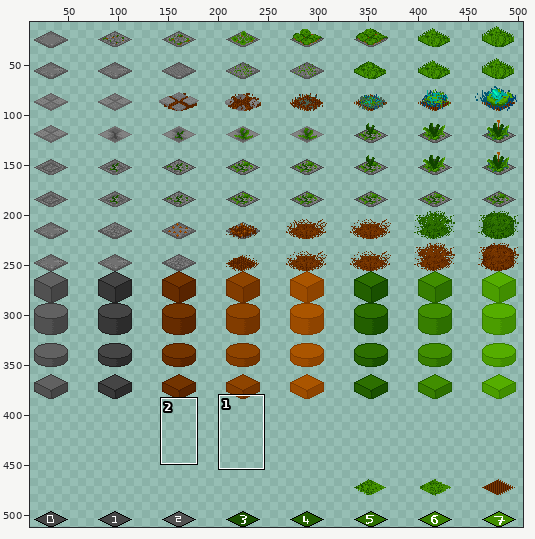
File history of a sprite sheet, data/image/tiles.png. Above, an overview of the earlier version with the close-up marked.
Close-up. First the earlier version:
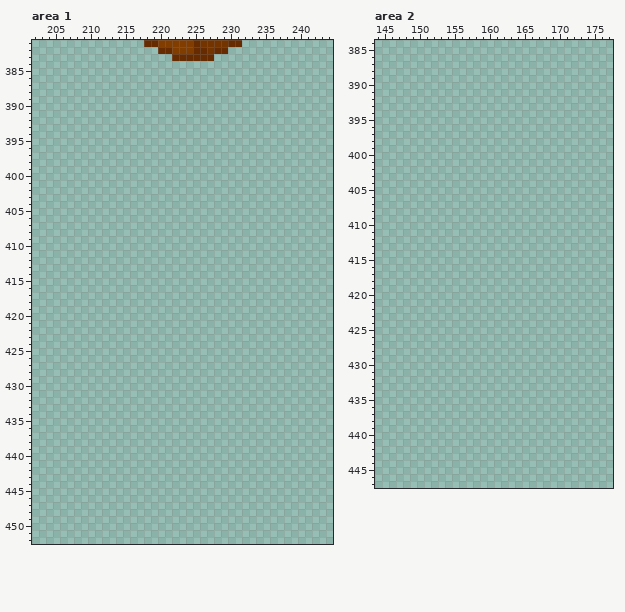
The file is 512x512 pixels. Colours within 5 levels of each other are drawn and written as one. Shown: area 1: x 202..244, y 381..452; area 2: x 144..177, y 384..447. The wide view leaves out empty margins. The commit also changed other parts of the picture, which this record leaves out.
After the commit:
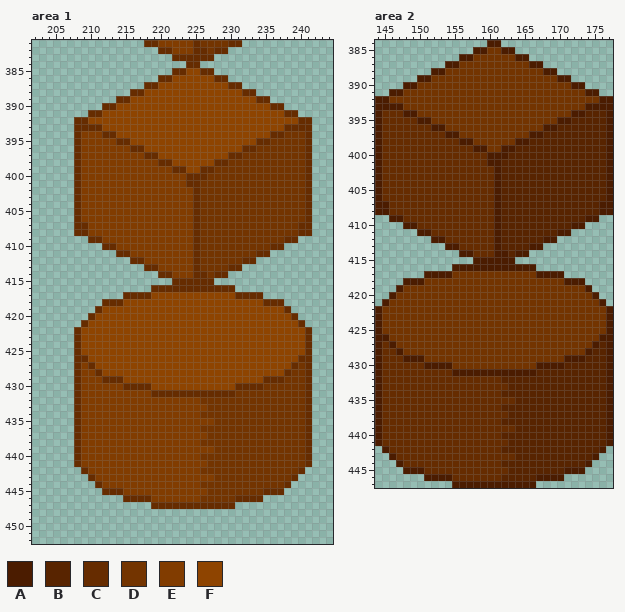
Palette (. is transparent): A #4b1c00  B #582400  C #662c00  D #733400  E #813c00  F #8e4400
The edit:
Changed rows in their new state; - is an unchanged pixel.
Area 1:
first column x 208:
384 ----------------CC----------------
385 --------------CCFFCC--------------
386 ------------CCFFFFFFCC------------
387 ----------CCFFFFFFFFFFCC----------
388 --------CCFFFFFFFFFFFFFFCC--------
389 ------CCFFFFFFFFFFFFFFFFFFCC------
390 ----CCFFFFFFFFFFFFFFFFFFFFFFCC----
391 --CCFFFFFFFFFFFFFFFFFFFFFFFFFFCC--
392 CCFFFFFFFFFFFFFFFFFFFFFFFFFFFFFFCC
393 CCCCFFFFFFFFFFFFFFFFFFFFFFFFFFCCCC
394 CEEECCFFFFFFFFFFFFFFFFFFFFFFCCDDDC
395 CEEEEECCFFFFFFFFFFFFFFFFFFCCDDDDDC
396 CEEEEEEECCFFFFFFFFFFFFFFCCDDDDDDDC
397 CEEEEEEEEECCFFFFFFFFFFCCDDDDDDDDDC
398 CEEEEEEEEEEECCFFFFFFCCDDDDDDDDDDDC
399 CEEEEEEEEEEEEECCFFCCDDDDDDDDDDDDDC
400 CEEEEEEEEEEEEEEECCCDDDDDDDDDDDDDDC
401 CEEEEEEEEEEEEEEECCDDDDDDDDDDDDDDDC
402 CEEEEEEEEEEEEEEEECDDDDDDDDDDDDDDDC
403 CEEEEEEEEEEEEEEEECDDDDDDDDDDDDDDDC
404 CEEEEEEEEEEEEEEEECDDDDDDDDDDDDDDDC
405 CEEEEEEEEEEEEEEEECDDDDDDDDDDDDDDDC
406 CEEEEEEEEEEEEEEEECDDDDDDDDDDDDDDDC
407 CCEEEEEEEEEEEEEEECDDDDDDDDDDDDDDCC
408 CCEEEEEEEEEEEEEEECDDDDDDDDDDDDDDCC
409 --CCEEEEEEEEEEEEECDDDDDDDDDDDDCC--
410 ----CCEEEEEEEEEEECDDDDDDDDDDCC----
411 ------CCEEEEEEEEECDDDDDDDDCC------
412 --------CCEEEEEEECDDDDDDCC--------
413 ----------CCEEEEECDDDDCC----------
414 ------------CCEEECCDCC------------
415 --------------CCCCCC--------------
416 -----------CCCCCCCCCCCC-----------
417 -------CCCCFFFFFFFFFFFFCCCC-------
418 ----CCCFFFFFFFFFFFFFFFFFFFFCCC----
419 ---CFFFFFFFFFFFFFFFFFFFFFFFFFFC---
420 --CFFFFFFFFFFFFFFFFFFFFFFFFFFFFC--
421 -CFFFFFFFFFFFFFFFFFFFFFFFFFFFFFFC-
422 CFFFFFFFFFFFFFFFFFFFFFFFFFFFFFFFFC
423 CFFFFFFFFFFFFFFFFFFFFFFFFFFFFFFFFC
424 CFFFFFFFFFFFFFFFFFFFFFFFFFFFFFFFFC
425 CFFFFFFFFFFFFFFFFFFFFFFFFFFFFFFFFC
426 CCFFFFFFFFFFFFFFFFFFFFFFFFFFFFFFCC
427 CECFFFFFFFFFFFFFFFFFFFFFFFFFFFFCDC
428 CEECFFFFFFFFFFFFFFFFFFFFFFFFFFCDDC
429 CEEECCCFFFFFFFFFFFFFFFFFFFFCCCDDDC
430 CEEEEEECCCCFFFFFFFFFFFFCCCCDDDDDDC
431 CEEEEEEEEEECCCCCCCCCCCCDDDDDDDDDDC
432 CEEEEEEEEEEEEEEEEEDDDDDDDDDDDDDDDC
433 CEEEEEEEEEEEEEEEEEEDDDDDDDDDDDDDDC
434 CEEEEEEEEEEEEEEEEEDDDDDDDDDDDDDDDC
435 CEEEEEEEEEEEEEEEEEEEDDDDDDDDDDDDDC
436 CEEEEEEEEEEEEEEEEEDDDDDDDDDDDDDDDC
437 CEEEEEEEEEEEEEEEEEEDDDDDDDDDDDDDDC
438 CEEEEEEEEEEEEEEEEEDDDDDDDDDDDDDDDC
439 CEEEEEEEEEEEEEEEEEEEDDDDDDDDDDDDDC
440 CEEEEEEEEEEEEEEEEEDDDDDDDDDDDDDDDC
441 CEEEEEEEEEEEEEEEEEEDDDDDDDDDDDDDDC
442 -CEEEEEEEEEEEEEEEEDDDDDDDDDDDDDDC-
443 --CEEEEEEEEEEEEEEEEEDDDDDDDDDDDC--
444 ---CEEEEEEEEEEEEEEDDDDDDDDDDDDC---
445 ----CCCEEEEEEEEEEEEDDDDDDDDCCC----
446 -------CCCCEEEEEEEDDDDDCCCC-------
447 -----------CCCCCCCCCCCC-----------
Area 2:
first column x 144:
384 ----------------AA----------------
385 --------------AADDAA--------------
386 ------------AADDDDDDAA------------
387 ----------AADDDDDDDDDDAA----------
388 --------AADDDDDDDDDDDDDDAA--------
389 ------AADDDDDDDDDDDDDDDDDDAA------
390 ----AADDDDDDDDDDDDDDDDDDDDDDAA----
391 --AADDDDDDDDDDDDDDDDDDDDDDDDDDAA--
392 AADDDDDDDDDDDDDDDDDDDDDDDDDDDDDDAA
393 AAAADDDDDDDDDDDDDDDDDDDDDDDDDDAAAA
394 ACCCAADDDDDDDDDDDDDDDDDDDDDDAABBBA
395 ACCCCCAADDDDDDDDDDDDDDDDDDAABBBBBA
396 ACCCCCCCAADDDDDDDDDDDDDDAABBBBBBBA
397 ACCCCCCCCCAADDDDDDDDDDAABBBBBBBBBA
398 ACCCCCCCCCCCAADDDDDDAABBBBBBBBBBBA
399 ACCCCCCCCCCCCCAADDAABBBBBBBBBBBBBA
400 ACCCCCCCCCCCCCCCAAABBBBBBBBBBBBBBA
401 ACCCCCCCCCCCCCCCAABBBBBBBBBBBBBBBA
402 ACCCCCCCCCCCCCCCCABBBBBBBBBBBBBBBA
403 ACCCCCCCCCCCCCCCCABBBBBBBBBBBBBBBA
404 ACCCCCCCCCCCCCCCCABBBBBBBBBBBBBBBA
405 ACCCCCCCCCCCCCCCCABBBBBBBBBBBBBBBA
406 ACCCCCCCCCCCCCCCCABBBBBBBBBBBBBBBA
407 AACCCCCCCCCCCCCCCABBBBBBBBBBBBBBAA
408 AACCCCCCCCCCCCCCCABBBBBBBBBBBBBBAA
409 --AACCCCCCCCCCCCCABBBBBBBBBBBBAA--
410 ----AACCCCCCCCCCCABBBBBBBBBBAA----
411 ------AACCCCCCCCCABBBBBBBBAA------
412 --------AACCCCCCCABBBBBBAA--------
413 ----------AACCCCCABBBBAA----------
414 ------------AACCCAABAA------------
415 --------------AAAAAA--------------
416 -----------AAAAAAAAAAAA-----------
417 -------AAAADDDDDDDDDDDDAAAA-------
418 ----AAADDDDDDDDDDDDDDDDDDDDAAA----
419 ---ADDDDDDDDDDDDDDDDDDDDDDDDDDA---
420 --ADDDDDDDDDDDDDDDDDDDDDDDDDDDDA--
421 -ADDDDDDDDDDDDDDDDDDDDDDDDDDDDDDA-
422 ADDDDDDDDDDDDDDDDDDDDDDDDDDDDDDDDA
423 ADDDDDDDDDDDDDDDDDDDDDDDDDDDDDDDDA
424 ADDDDDDDDDDDDDDDDDDDDDDDDDDDDDDDDA
425 ADDDDDDDDDDDDDDDDDDDDDDDDDDDDDDDDA
426 AADDDDDDDDDDDDDDDDDDDDDDDDDDDDDDAA
427 ACADDDDDDDDDDDDDDDDDDDDDDDDDDDDABA
428 ACCADDDDDDDDDDDDDDDDDDDDDDDDDDABBA
429 ACCCAAADDDDDDDDDDDDDDDDDDDDAAABBBA
430 ACCCCCCAAAADDDDDDDDDDDDAAAABBBBBBA
431 ACCCCCCCCCCAAAAAAAAAAAABBBBBBBBBBA
432 ACCCCCCCCCCCCCCCCCBBBBBBBBBBBBBBBA
433 ACCCCCCCCCCCCCCCCCCBBBBBBBBBBBBBBA
434 ACCCCCCCCCCCCCCCCCBBBBBBBBBBBBBBBA
435 ACCCCCCCCCCCCCCCCCCCBBBBBBBBBBBBBA
436 ACCCCCCCCCCCCCCCCCBBBBBBBBBBBBBBBA
437 ACCCCCCCCCCCCCCCCCCBBBBBBBBBBBBBBA
438 ACCCCCCCCCCCCCCCCCBBBBBBBBBBBBBBBA
439 ACCCCCCCCCCCCCCCCCCCBBBBBBBBBBBBBA
440 ACCCCCCCCCCCCCCCCCBBBBBBBBBBBBBBBA
441 ACCCCCCCCCCCCCCCCCCBBBBBBBBBBBBBBA
442 -ACCCCCCCCCCCCCCCCBBBBBBBBBBBBBBA-
443 --ACCCCCCCCCCCCCCCCCBBBBBBBBBBBA--
444 ---ACCCCCCCCCCCCCCBBBBBBBBBBBBA---
445 ----AAACCCCCCCCCCCCBBBBBBBBAAA----
446 -------AAAACCCCCCCBBBBBAAAA-------
447 -----------AAAAAAAAAAAA-----------
Changed places in both close-ups, as pixel boxes (x1, y1, x2, y2):
added: (74, 61, 312, 509)
added: (375, 40, 613, 488)
